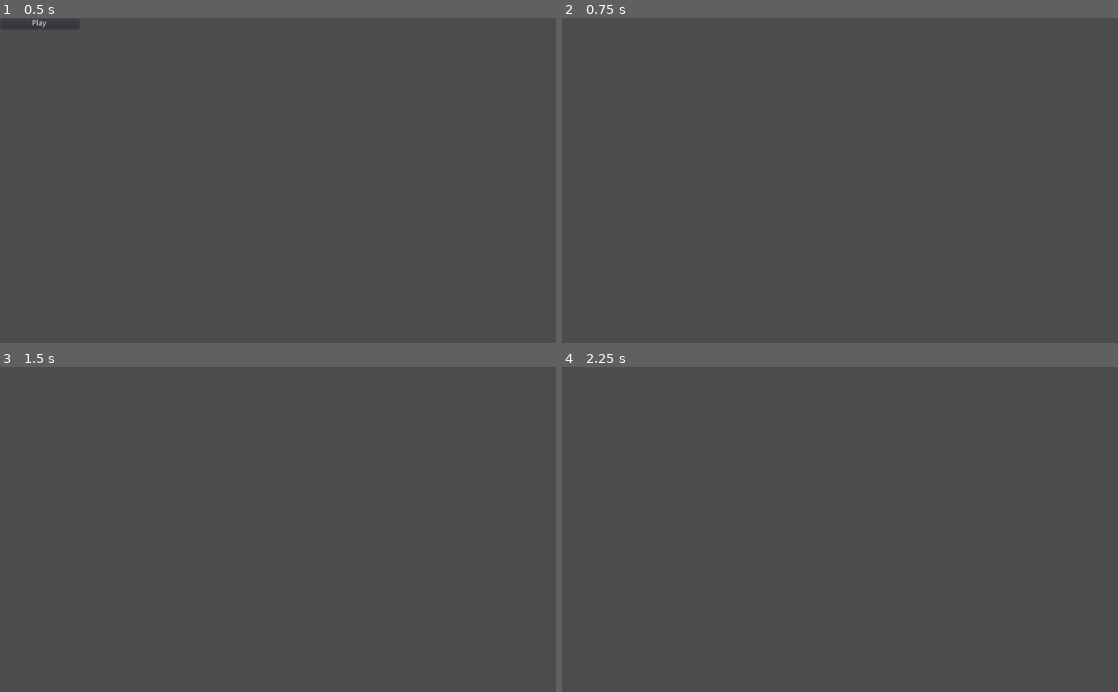
Above: before the commit, frames 1-4 (two rows, left to right).
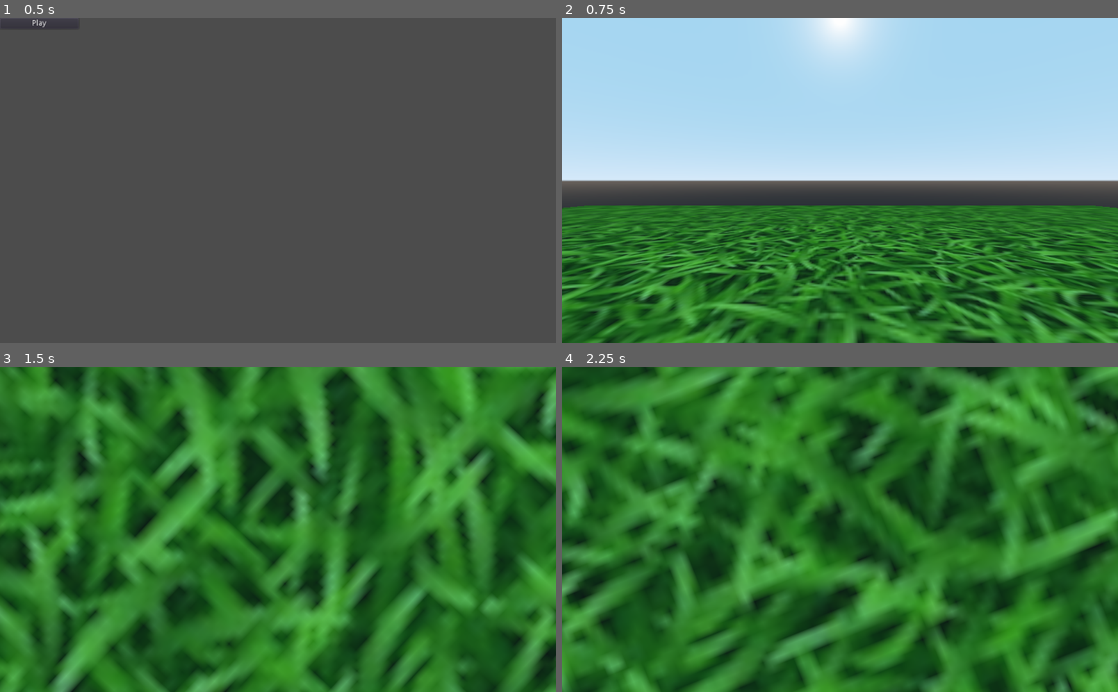
Above: after the commit, the same moments.

Repository: tenmetresam225/Knife-to-a-Gunfight
Game: Godot game, scene res://Main Menu.tscn
Same seed, same stepped clock (60 frames per second), same inputs: the game is played once before the commit and once after it.
Inputs (mouse positions are in pixels of both pictures, inside the frame that each line leads up to):
- Up to frame 1 (0.5 s): no input
- Up to frame 2 (0.75 s): click "Play" at 0.5 s
- Up to frame 3 (1.5 s): tap Enter at 1.25 s; move the mouse to (400, 513) at 1.27 s
- Up to frame 4 (2.25 s): tap Space at 2 s; move the mouse to (728, 545) at 2.02 s

Frame 1 is identical in both runs. In frame 2, 94% of the frame differs, in the area x 0-100%, y 0-100%; in frame 3, 100%; in frame 4, 100%.

Commit message:
fixed button script and added player

Diff:
--- a/6/ChangeScene.gd
+++ b/6/ChangeScene.gd
@@ -13,4 +13,4 @@
 
 
 func _on_Button_pressed():
-	get_tree().change_scene("res://Game.tscn")
+	get_tree().change_scene(scene_to_load)
--- a/6/Game.tscn
+++ b/6/Game.tscn
@@ -1,6 +1,7 @@
-[gd_scene load_steps=5 format=2]
+[gd_scene load_steps=6 format=2]
 
 [ext_resource path="res://Textures/seamless-green-grass-pattern_1284-52275.jpg" type="Texture" id=1]
+[ext_resource path="res://Player.tscn" type="PackedScene" id=2]
 
 [sub_resource type="PlaneMesh" id=1]
 size = Vector2( 20, 20 )
@@ -12,6 +13,8 @@
 data = PoolVector3Array( 1, 0, 1, -1, 0, 1, 1, 0, -1, -1, 0, 1, -1, 0, -1, 1, 0, -1 )
 
 [node name="Game" type="Spatial"]
+
+[node name="KinematicBody" parent="." instance=ExtResource( 2 )]
 
 [node name="Ground" type="MeshInstance" parent="."]
 mesh = SubResource( 1 )
--- a/6/Main Menu.tscn
+++ b/6/Main Menu.tscn
@@ -9,5 +9,6 @@
 margin_bottom = 20.0
 text = "Play"
 script = ExtResource( 1 )
+scene_to_load = "res://Game.tscn"
 
 [connection signal="pressed" from="Button" to="Button" method="_on_Button_pressed"]
